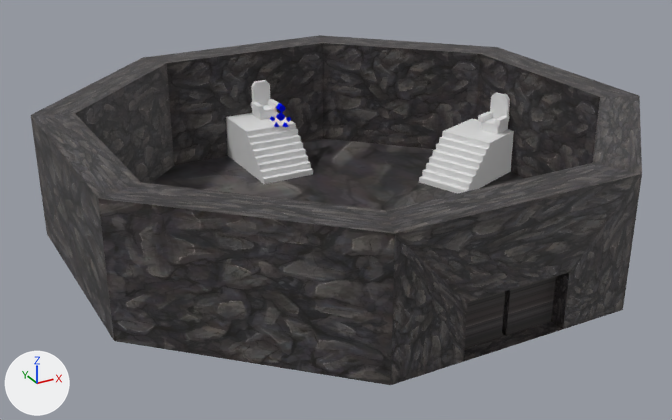
The Blender file Unity/Assets/Cenario/SalaDaAltaMagia/SalaDaAltaMagia.blend: old version first, new version second.
Before and after are seen from a 50 mm camera at (-46.3, -80.2, 45.8) aimed at (-1.8, 0.6, 5.3). The axes (+X, +Y, +Z) are drawn at lower left. The lights are the same throughout.
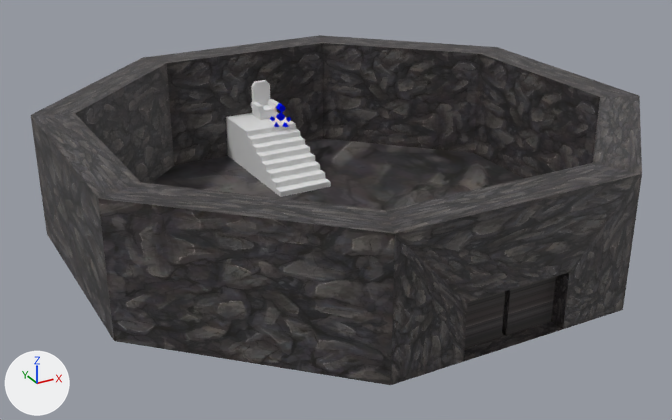
Changed parts and their boxes (x1, y1, x2, y2) in the pictures (672 x 420 px; the box of a moved part takes in the faces that stretch with it):
```json
{"object": "Cube", "change": "reshaped", "before": [226, 80, 313, 184], "after": [226, 80, 331, 197], "on screen": "20% wider, 12% taller"}
{"object": "Cube.001", "change": "deleted", "before": [419, 92, 514, 194]}
{"part": 1, "of": "me_cube", "change": "moved or reshaped", "before": [247, 128, 313, 184], "after": [247, 128, 331, 197]}
```

Scene script edits in JSON lines:
```json
{"block": "me_cube", "where": "me_cube.from_pydata(...)  # 78 vertices, 48 faces; spans x -3.35..3.35, y -8.08..3.29, z -7.09..2.79"}
{"block": "me_cube", "where": "# used by ob_cube; location = (0.0, 24.08, 10.07)"}
{"block": "me_cube", "change": "me_cube part 1: the loose piece of 32 vertices spanning x -3.35..3.35, y -8.08..-3.41, z -7.09..-2.24 is scaled about its middle by (1, 1.98, 1), then moved by (0.0, -2.28, 0.0)"}
{"op": "remove", "block": "ob_cube_001", "code": ["ob_cube_001 = bpy.data.objects.new('Cube.001', me_cube_001)", "ob_cube_001.location = (22.2, 7.26, 10.07)", "ob_cube_001.rotation_euler = (0.0, 0.0, -1.203)  # degrees (0, 0, -69)"]}
```
